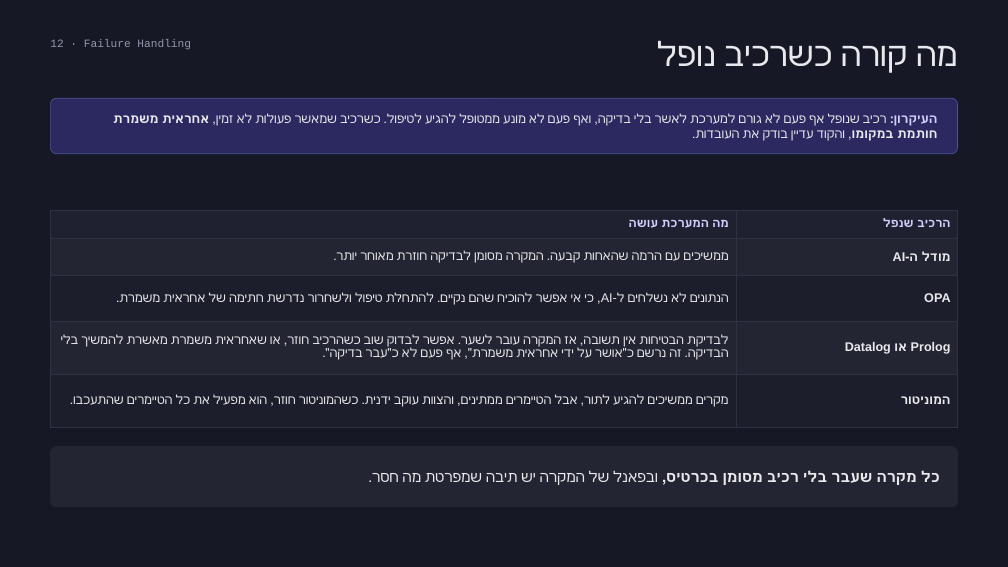
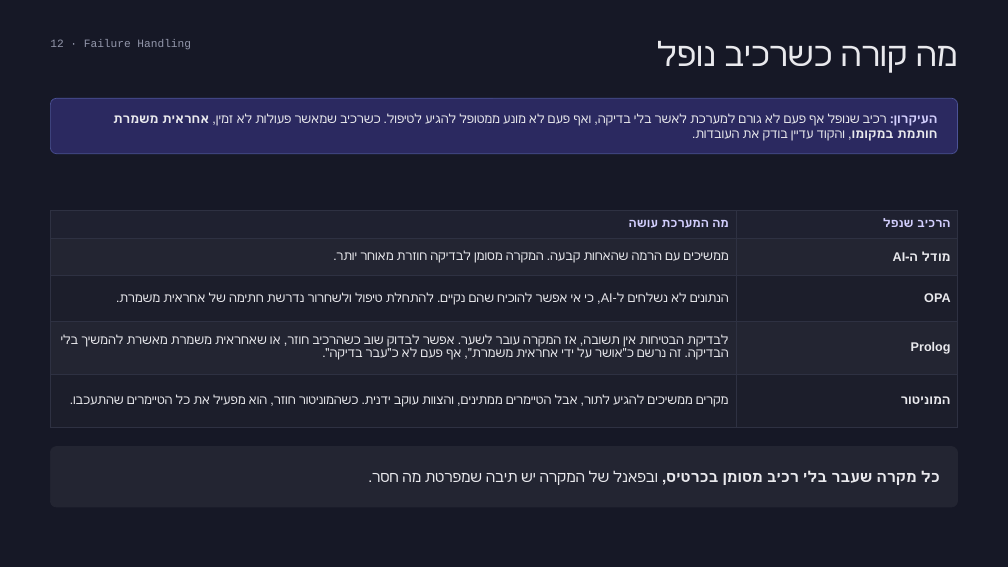
Before and after one commit to aoTeisha/triage-guard, a slide deck: slide 12 of docs/Triage_Guard_Presentation.pptx. Drawn at 1008x567 pixels with LibreOffice and Linux fonts; fonts in the diff are those of the drawing. Boxes give left, top, right and bottom in pixels: in the first picture for what was removed or moved away, otherwise in the second. Text is boxed around its words. In the diff, an @@ line names an element or a change of style, - is before the commit and + after.

```diff
--- a/docs/Triage_Guard_Presentation.pptx
+++ b/docs/Triage_Guard_Presentation.pptx
@@ table at (x1=50, y1=210, x2=958, y2=411) @@
-row 4, column 2: Prolog או Datalog
+row 4, column 2: Prolog
```
Also in this commit, not shown: 4 other slides changed, 25 other files.
